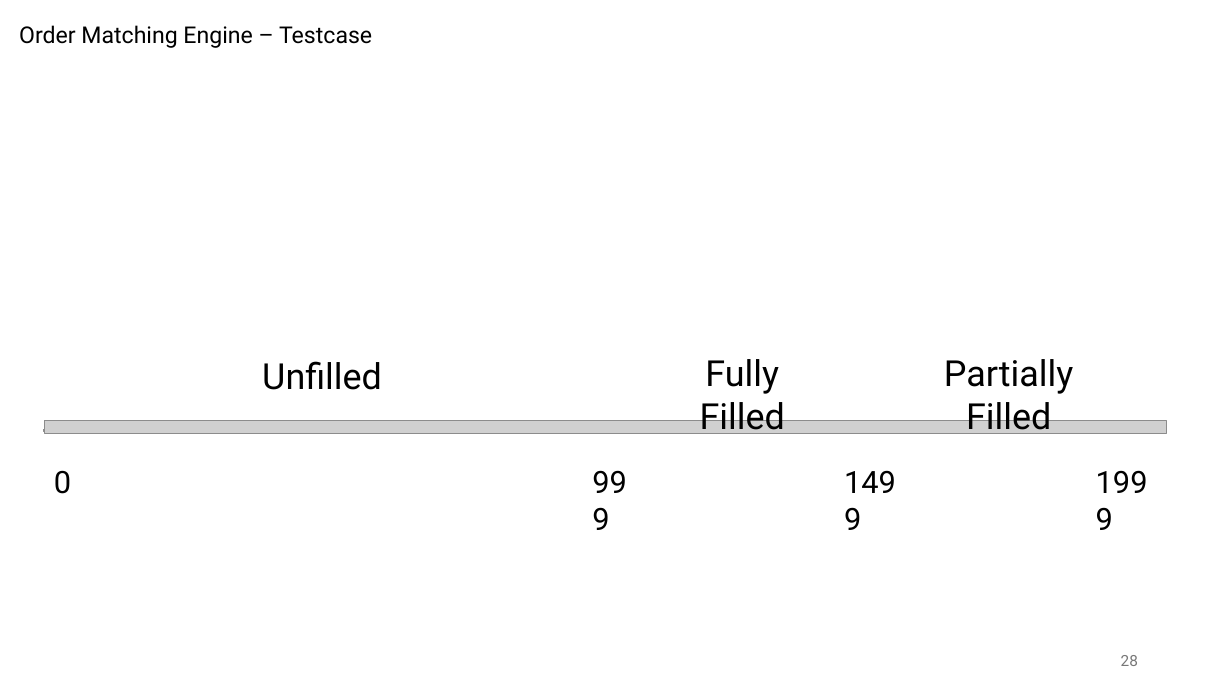
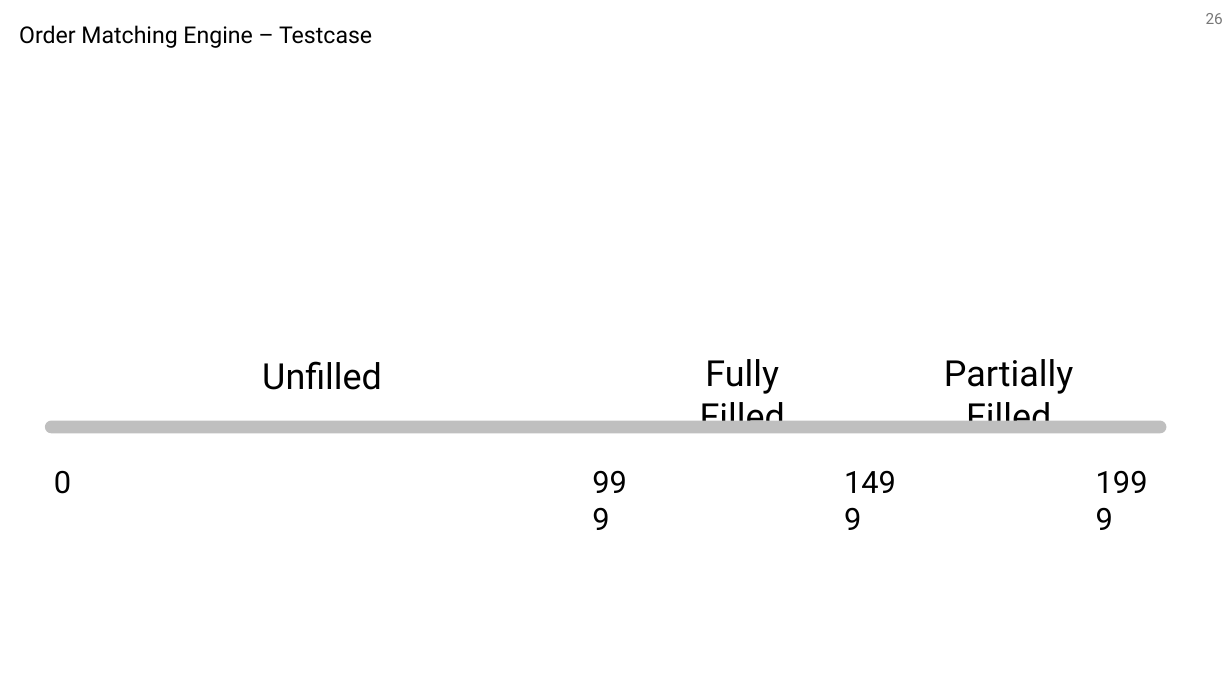
Before and after one commit to TerryChengTW/Dc3n, a slide deck: slide 26 of matching.pptx (slide 28 before the commit). Drawn at 1232x693 pixels with LibreOffice and Linux fonts; fonts in the diff are those of the drawing; grey boxes stand for pictures. Boxes give left, top, right and bottom in pixels: in the first picture for what was removed or moved away, otherwise in the second. Text is boxed around its words. In the diff, an @@ line names an element or a change of style, - is before the commit and + after.

```diff
--- a/matching.pptx
+++ b/matching.pptx
@@ page number added at [1206, 13, 1223, 24], 12 pt, text #797979 @@
+26
@@ picture removed at [43, 430, 1161, 432] @@
@@ picture removed at [45, 421, 1167, 433] @@
@@ line added from (51, 427) to (1160, 427), #3A3A3A 9.92 pt @@
@@ page number removed at [1121, 655, 1138, 666] @@
-28
```
Also in this commit, not shown: 37 other slides changed, 4 slides added, 5 slides removed, 4 other files.
